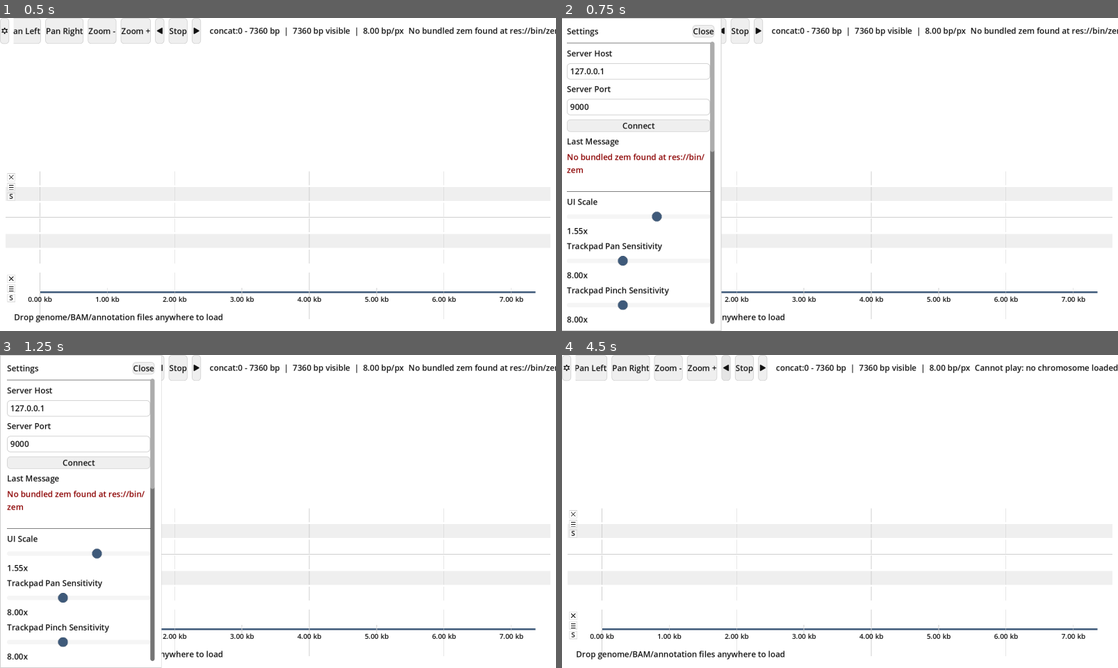
Above: before the commit, frames 1-4 (two rows, left to right).
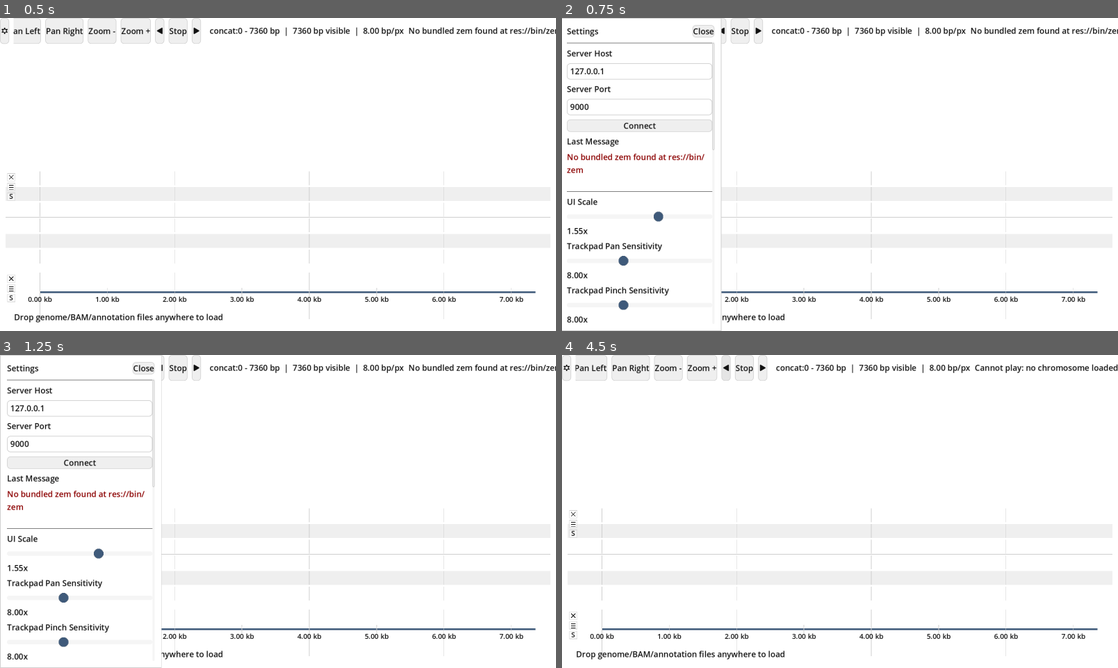
Above: after the commit, the same moments.

Repository: martinghunt/seqhiker
Game: Godot game, scene res://scenes/Main.tscn
Same seed, same stepped clock (60 frames per second), same inputs: the game is played once before the commit and once after it.
Inputs:
- Up to frame 1 (0.5 s): no input
- Up to frame 2 (0.75 s): click "C" at 0.5 s
- Up to frame 3 (1.25 s): no input
- Up to frame 4 (4.5 s): click "Pan Left" at 1.25 s; click "Pan Right" at 2 s; click "Zoom -" at 2.75 s; click "Zoom +" at 3.5 s; click "B" at 4.25 s

Frame 1 is identical in both runs. In frame 2, 0.9% of the frame differs, in the area x 10-28%, y 7-98%; in frame 3, 0.9%; in frame 4, nothing differs.

Commit message:
Apply theme to vertical scrollbars

Diff:
--- a/scripts/themes.gd
+++ b/scripts/themes.gd
@@ -371,8 +371,48 @@
 	theme.set_stylebox("slider", "HSlider", track)
 	theme.set_stylebox("grabber_area", "HSlider", track)
 	theme.set_stylebox("grabber_area_highlight", "HSlider", track)
+	theme.set_stylebox("slider", "VSlider", track)
+	theme.set_stylebox("grabber_area", "VSlider", track)
+	theme.set_stylebox("grabber_area_highlight", "VSlider", track)
 
 	theme.set_constant("grabber_size", "HSlider", grabber_size)
+	theme.set_constant("grabber_size", "VSlider", grabber_size)
+
+	var sb_scroll := StyleBoxFlat.new()
+	sb_scroll.bg_color = p["panel_alt"]
+	sb_scroll.set_corner_radius_all(5)
+	sb_scroll.content_margin_left = 2
+	sb_scroll.content_margin_right = 2
+	sb_scroll.content_margin_top = 2
+	sb_scroll.content_margin_bottom = 2
+
+	var sb_grabber := StyleBoxFlat.new()
+	sb_grabber.bg_color = p["button_bg"]
+	sb_grabber.border_color = p["field_border"]
+	sb_grabber.set_border_width_all(1)
+	sb_grabber.set_corner_radius_all(5)
+
+	var sb_grabber_h := sb_grabber.duplicate()
+	sb_grabber_h.bg_color = p["button_hover"]
+
+	var sb_grabber_p := sb_grabber.duplicate()
+	sb_grabber_p.bg_color = p["button_pressed"]
+
+	theme.set_stylebox("scroll", "VScrollBar", sb_scroll)
+	theme.set_stylebox("scroll_focus", "VScrollBar", sb_scroll)
+	theme.set_stylebox("grabber", "VScrollBar", sb_grabber)
+	theme.set_stylebox("grabber_highlight", "VScrollBar", sb_grabber_h)
+	theme.set_stylebox("grabber_pressed", "VScrollBar", sb_grabber_p)
+	theme.set_constant("scroll_size", "VScrollBar", 12)
+	theme.set_constant("min_grab_thickness", "VScrollBar", 18)
+
+	theme.set_stylebox("scroll", "HScrollBar", sb_scroll)
+	theme.set_stylebox("scroll_focus", "HScrollBar", sb_scroll)
+	theme.set_stylebox("grabber", "HScrollBar", sb_grabber)
+	theme.set_stylebox("grabber_highlight", "HScrollBar", sb_grabber_h)
+	theme.set_stylebox("grabber_pressed", "HScrollBar", sb_grabber_p)
+	theme.set_constant("scroll_size", "HScrollBar", 12)
+	theme.set_constant("min_grab_thickness", "HScrollBar", 18)
 
 func _resolve_theme_name(theme_name: String) -> String:
 	if THEMES.has(theme_name):
